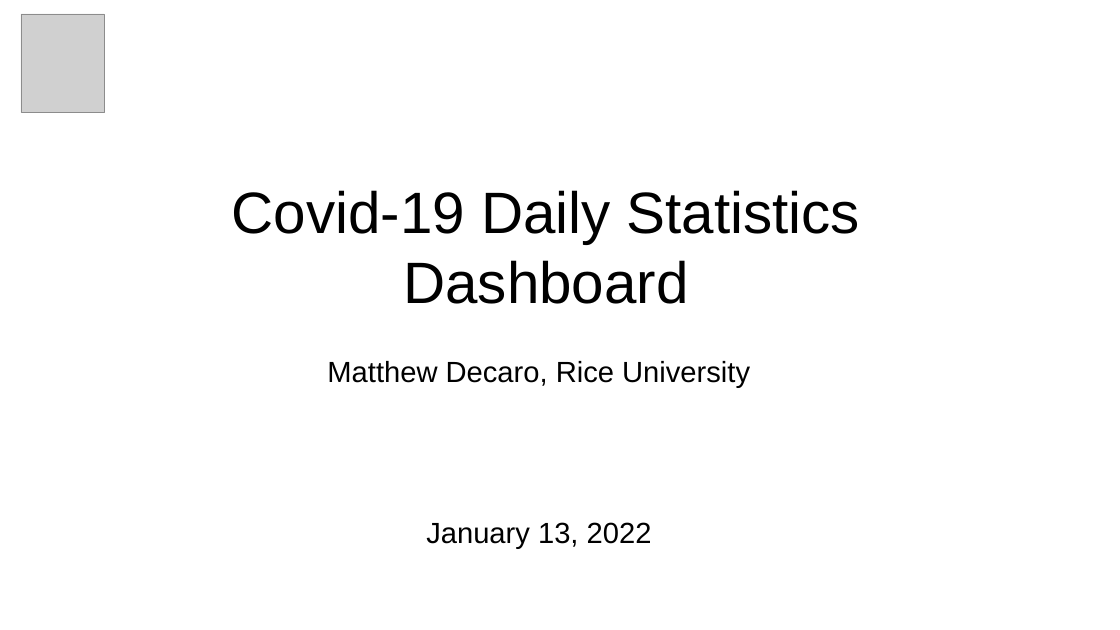
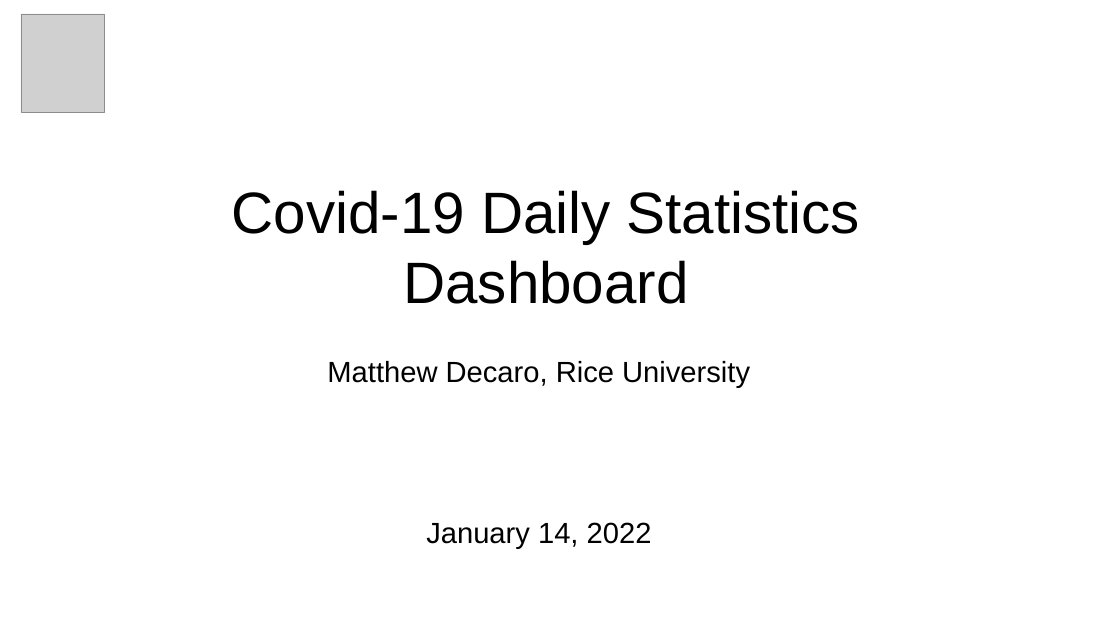
Before and after one commit to msdec321/DataAnalysisWorkbooks, a slide deck: slide 1 of Covid19/Covid19_dashboard.pptx. Drawn at 1120x630 pixels with LibreOffice and Linux fonts; fonts in the diff are those of the drawing; grey boxes stand for pictures. Boxes give left, top, right and bottom in pixels: in the first picture for what was removed or moved away, otherwise in the second. Text is boxed around its words. In the diff, an @@ line names an element or a change of style, - is before the commit and + after.

Commit message:
Updated pptx dashboard

```diff
--- a/Covid19/Covid19_dashboard.pptx
+++ b/Covid19/Covid19_dashboard.pptx
@@ text at (x1=426, y1=522, x2=652, y2=549): text changed @@
-January 13, 2022
+January 14, 2022
```
